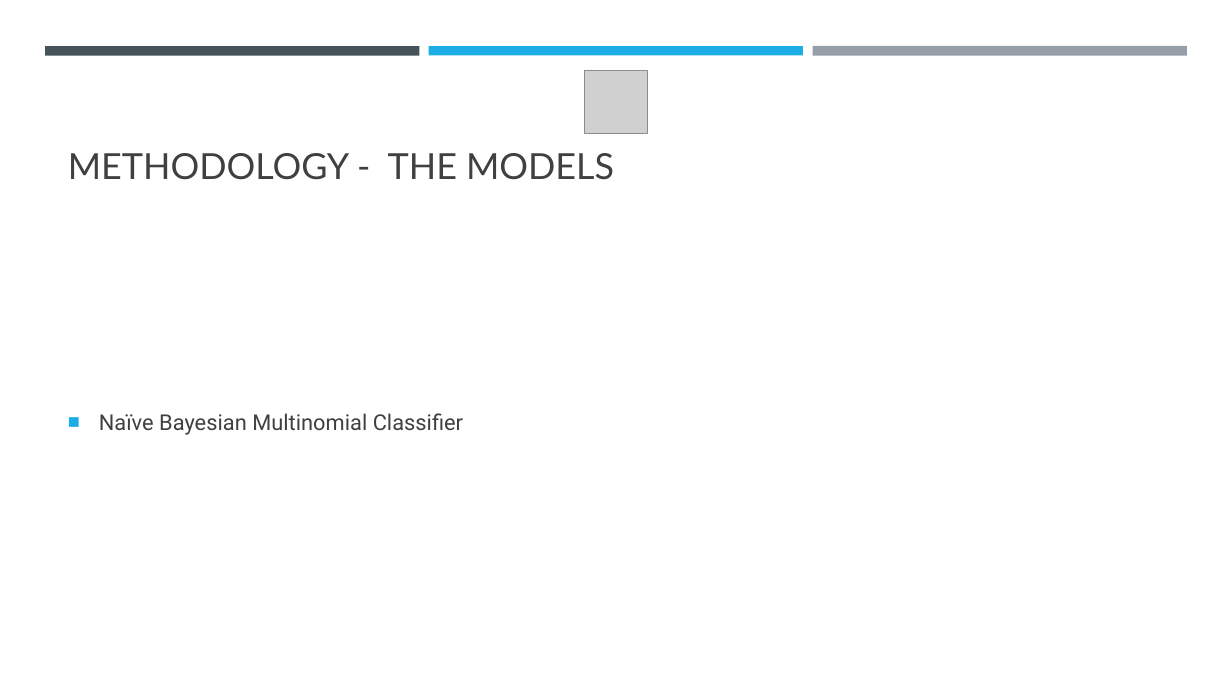
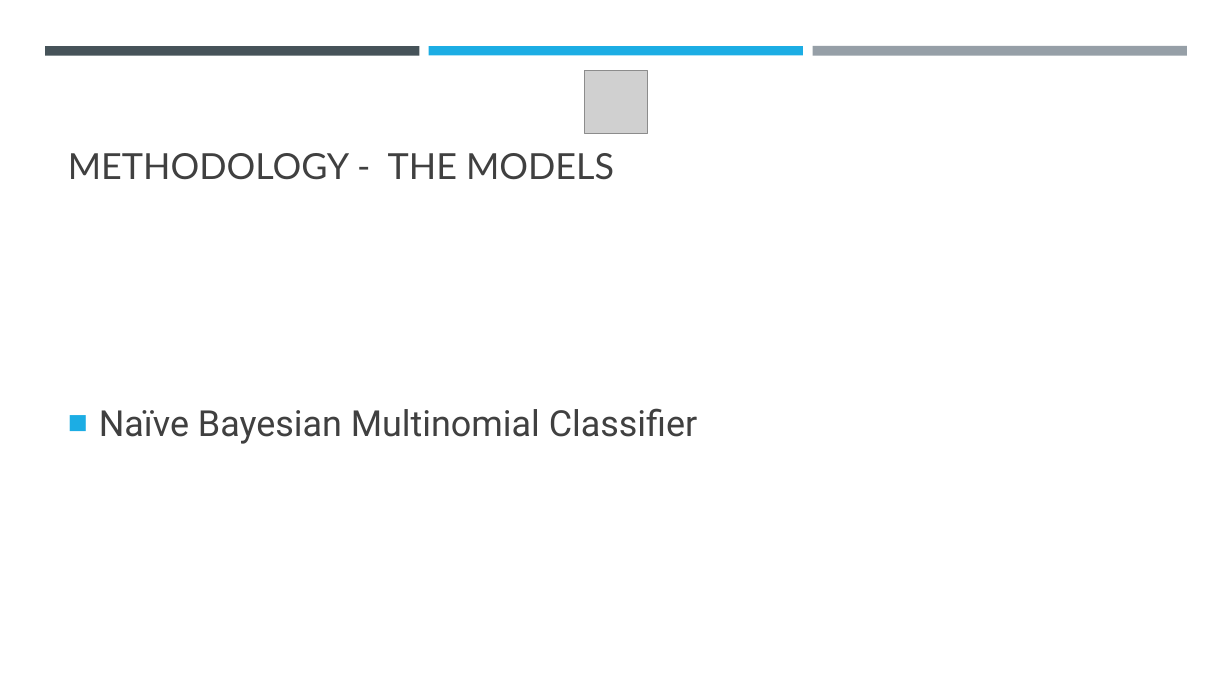
Before and after one commit to Lionslicer-Coding/mod4project, a slide deck: slide 6 of mod4presentation.pptx. Drawn at 1232x693 pixels with LibreOffice and Linux fonts; fonts in the diff are those of the drawing; grey boxes stand for pictures. Boxes give left, top, right and bottom in pixels: in the first picture for what was removed or moved away, otherwise in the second. Text is boxed around its words. In the diff, an @@ line names an element or a change of style, - is before the commit and + after.

```diff
--- a/mod4presentation.pptx
+++ b/mod4presentation.pptx
@@ text "Naïve Bayesian Multinomial Classifier" at [99, 408, 697, 444]: size 17 to 28 pt; more space between paragraphs @@
```
Also in this commit, not shown: 4 other slides changed, 1 slide added, 2 other files.
